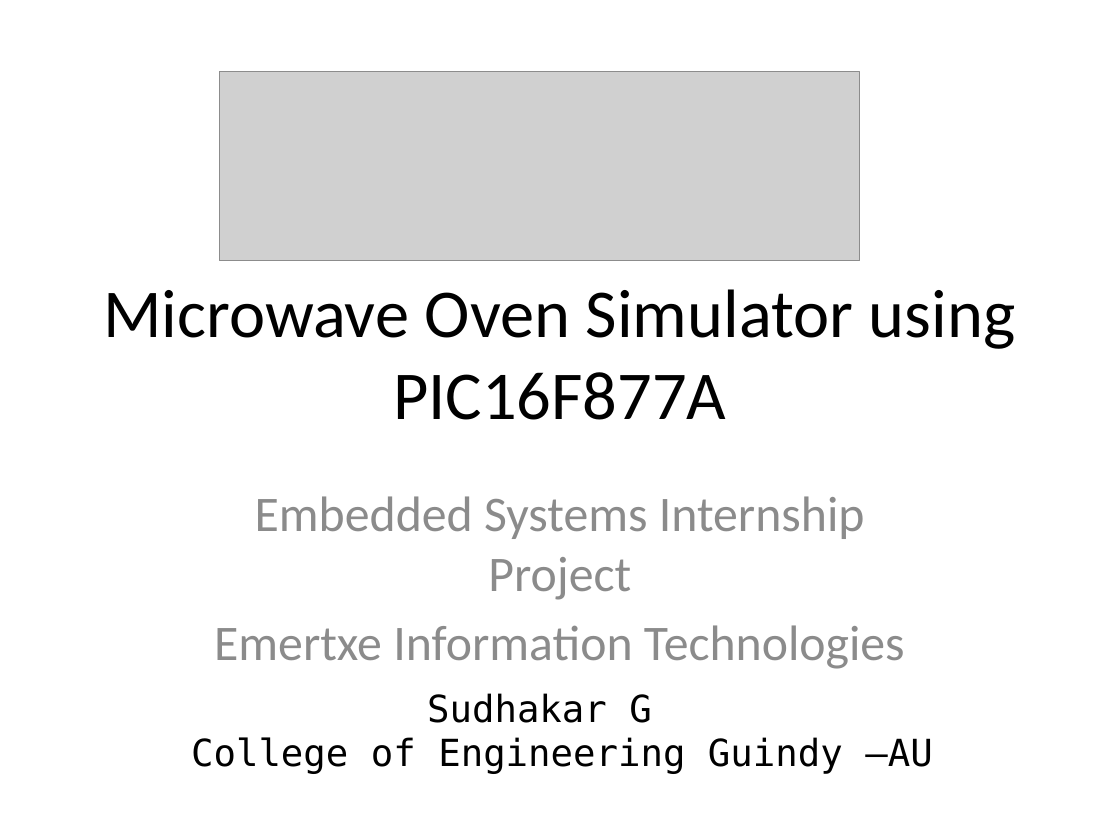
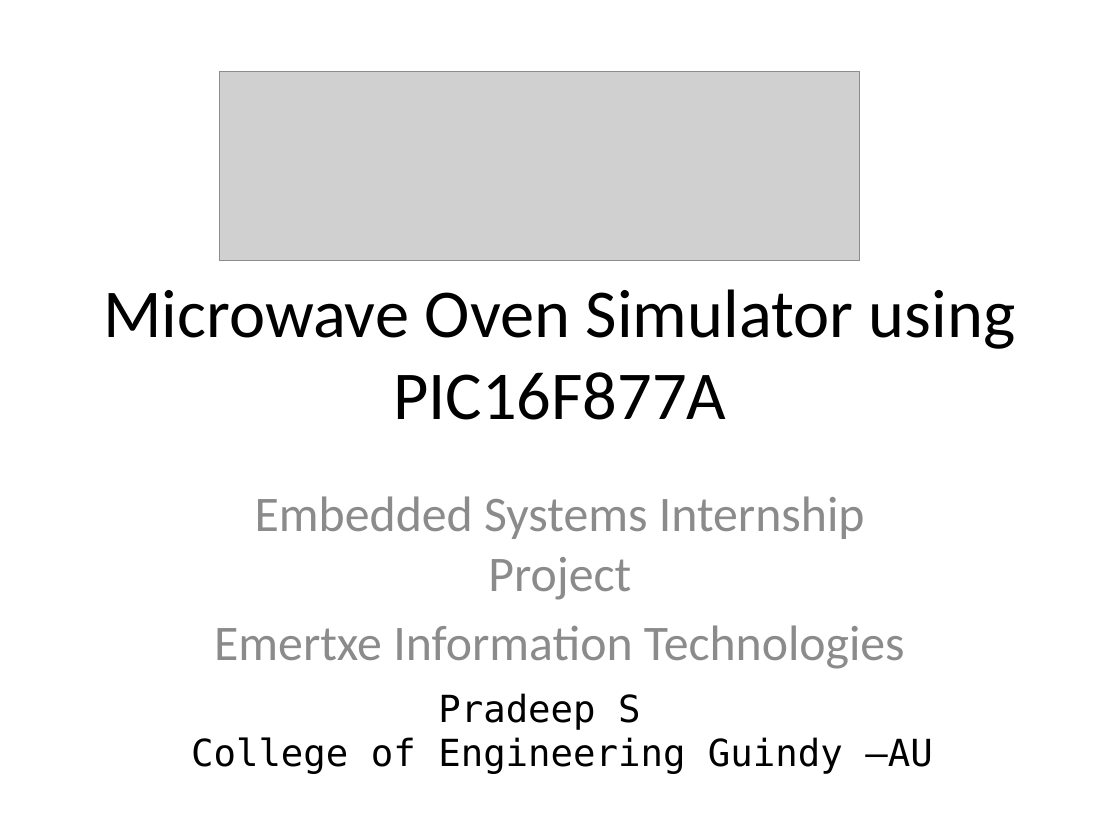
Before and after one commit to Pradeepz01/EMERTXE_INTERNSHIP, a slide deck: slide 1 of oven.X/Microwave_Project_Internship_Presentation.pptx. Drawn at 1120x840 pixels with LibreOffice and Linux fonts; fonts in the diff are those of the drawing; grey boxes stand for pictures. Boxes give left, top, right and bottom in pixels: in the first picture for what was removed or moved away, otherwise in the second. Text is boxed around its words. In the diff, an @@ line names an element or a change of style, - is before the commit and + after.

```diff
--- a/oven.X/Microwave_Project_Internship_Presentation.pptx
+++ b/oven.X/Microwave_Project_Internship_Presentation.pptx
@@ text at bbox=[438, 693, 640, 729]: text changed @@
-Sudhakar G
+Pradeep S
```
Also in this commit, not shown: 2 other files.
